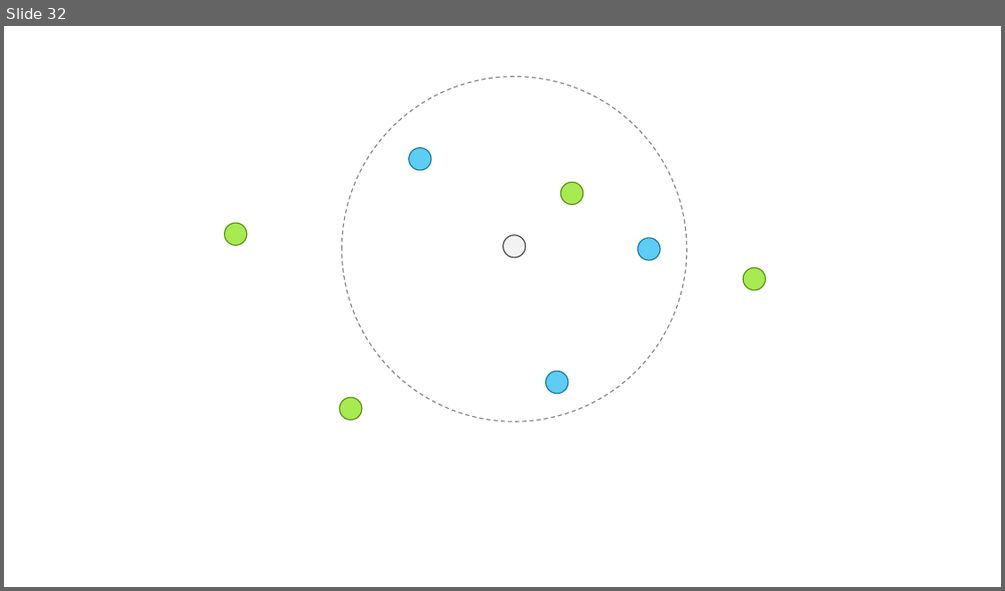
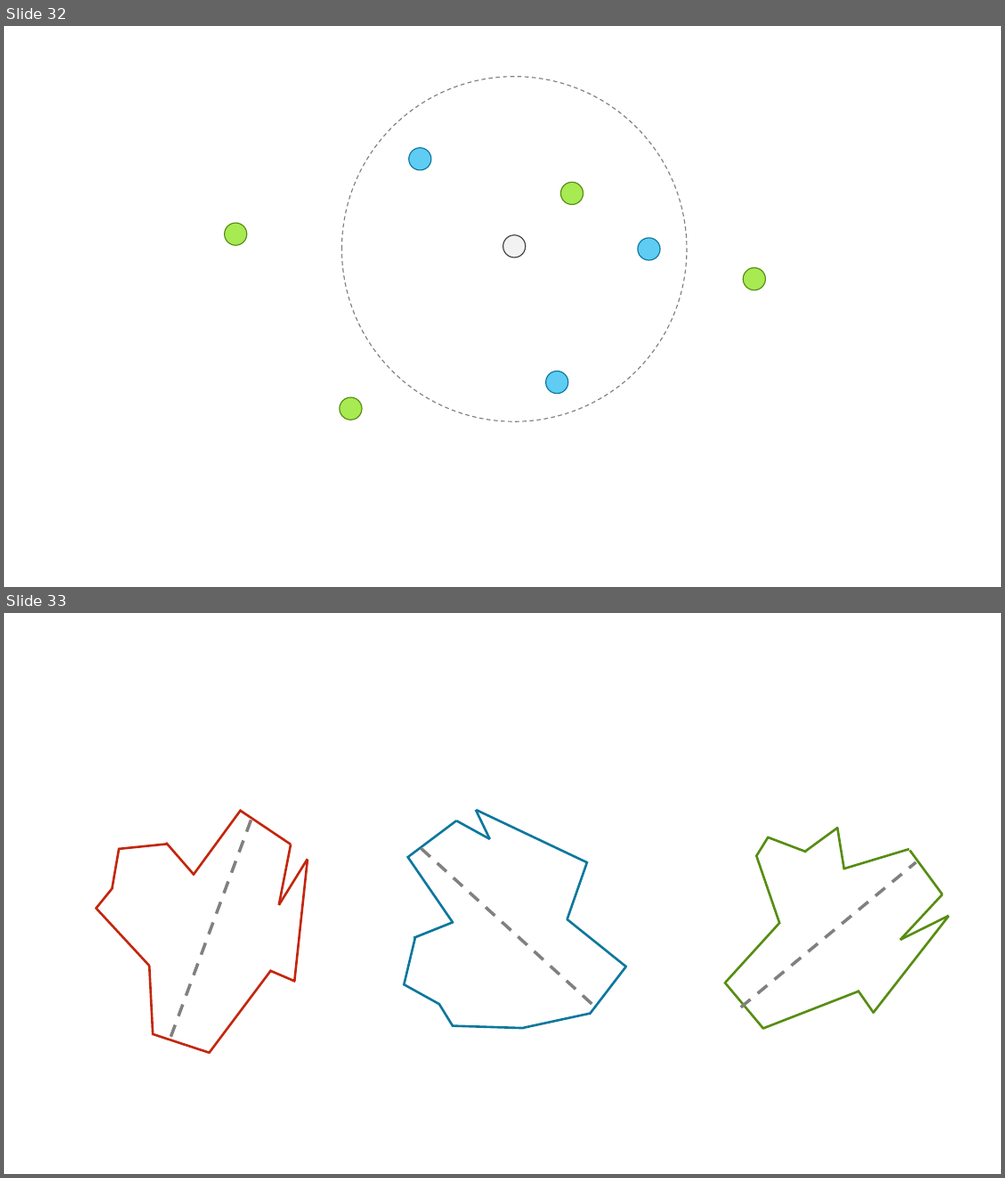
Before and after one commit to Multiscale-Biological-Modeling-Course/Multiscale-Biological-Modeling-Course.github.io, a slide deck: figures/MMBS Figures.pptx. Shown one above the other, each under a label of ours: slide 32 before the commit, slides 32 and 33 after it. The pictures are 1005x591 and 1005x1178 pixels, drawn with LibreOffice and Linux fonts; fonts in the diff are those of the drawing. Boxes give left, top, right and bottom in pixels: in the first picture for what was removed or moved away, otherwise in the second. Text is boxed around its words. In the diff, an @@ line names an element or a change of style, - is before the commit and + after.

```diff
--- a/figures/MMBS Figures.pptx
+++ b/figures/MMBS Figures.pptx
@@ slide 33 added at [4, 613, 1001, 1174], background #FFFFFF @@
@@ line added from (251, 820) to (170, 1039), #808080 3 pt dashed @@
@@ line added from (421, 849) to (596, 1007), #808080 3 pt dashed @@
@@ group added at [725, 827, 949, 1029]: 14 lines @@
@@ line added from (741, 1007) to (916, 862), #808080 3 pt dashed @@
@@ group added at [96, 810, 307, 1053]: 14 lines @@
@@ group added at [404, 810, 626, 1028]: 14 lines @@
```
Also in this commit, not shown: 1 other slide added, 3 other files.
